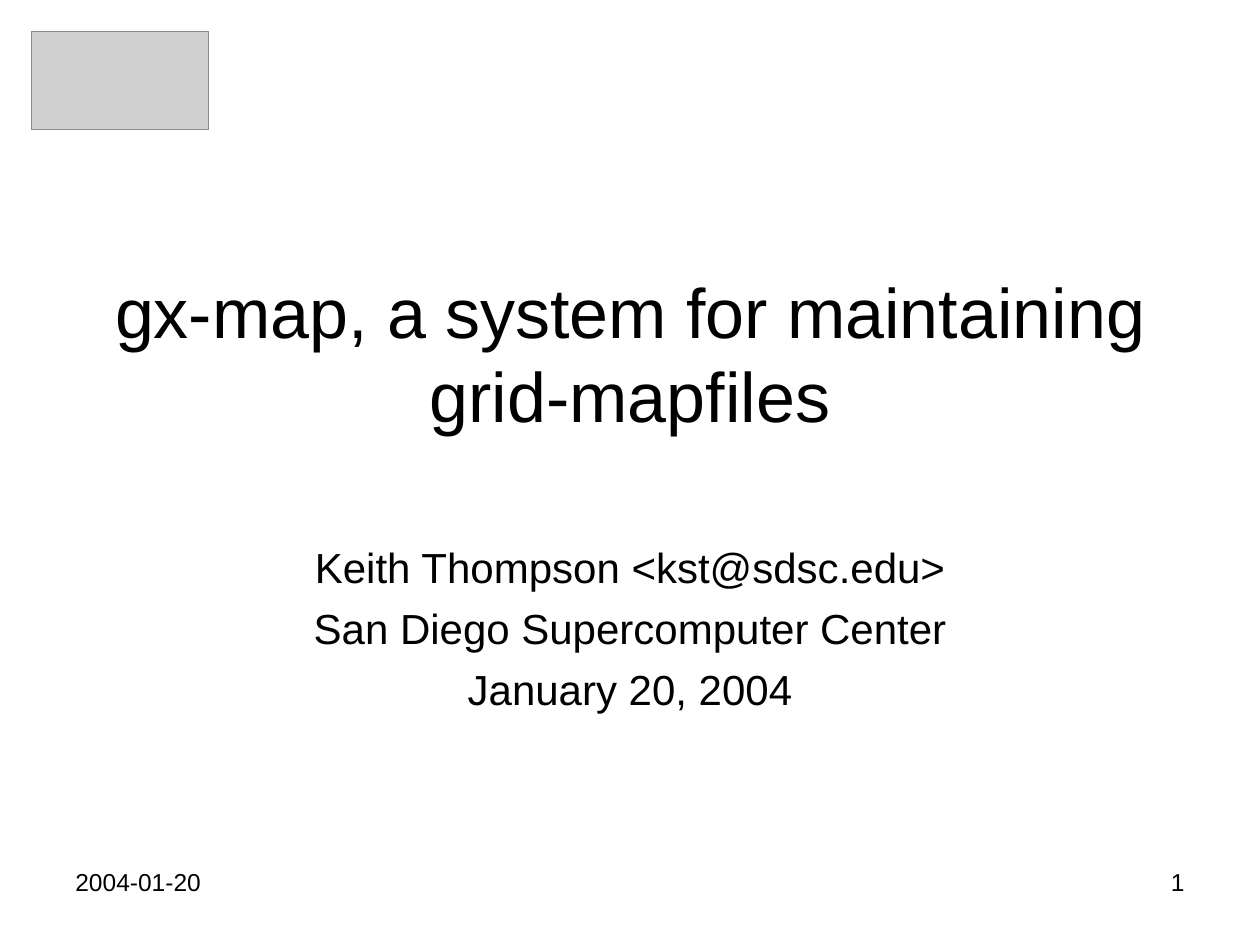
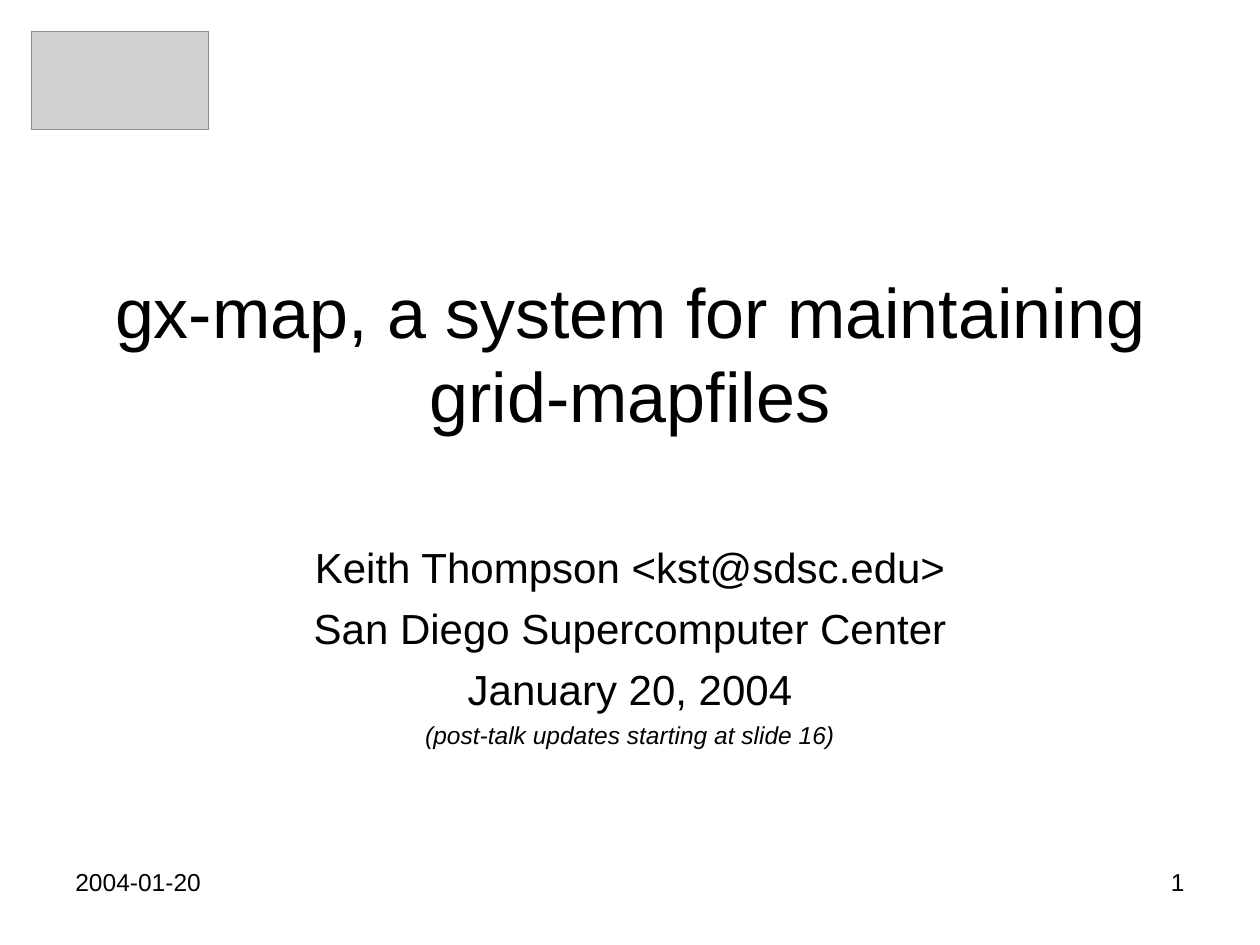
Before and after one commit to Keith-S-Thompson/gx-map, a slide deck: slide 1 of gx-map.ppt. Drawn at 1260x945 pixels with LibreOffice and Linux fonts; fonts in the diff are those of the drawing; grey boxes stand for pictures. Boxes give left, top, right and bottom in pixels: in the first picture for what was removed or moved away, otherwise in the second. Text is boxed around its words. In the diff, an @@ line names an element or a change of style, - is before the commit and + after.

Commit message:
[gx-map.ppt 1.3]: Post-talk updates

```diff
--- a/gx-map.ppt
+++ b/gx-map.ppt
@@ subtitle at [425,726,834,749]: paragraph added @@
+(post-talk updates starting at slide 16)
```
Also in this commit, not shown: 14 slides added.
